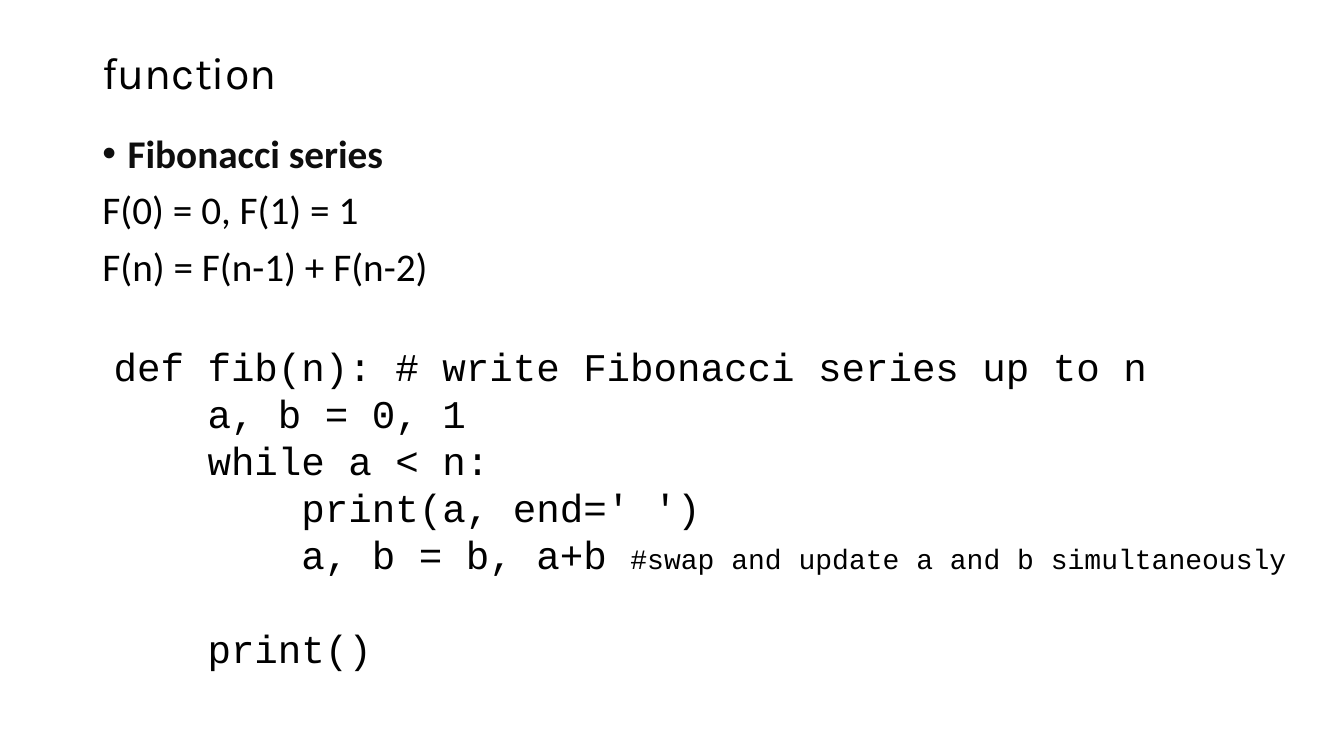
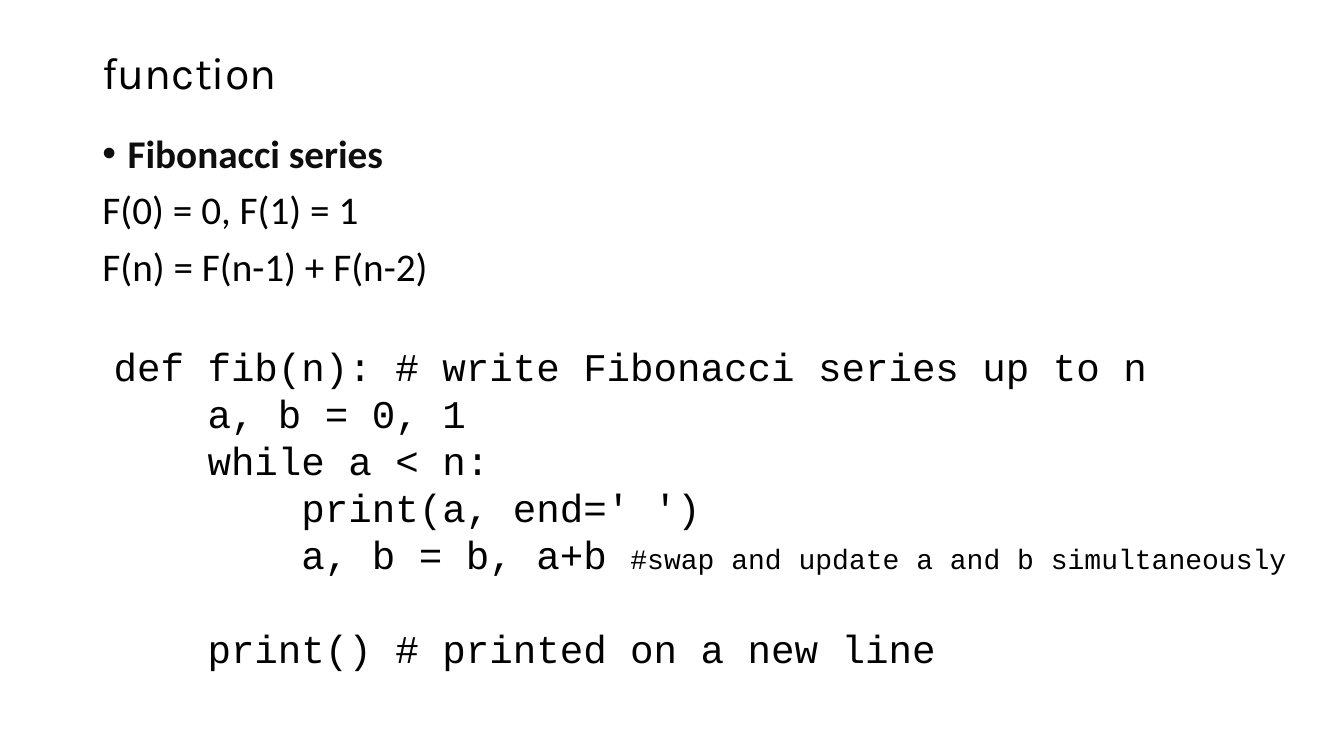
Before and after one commit to liu3zhenlab/teaching, a slide deck: slide 15 of PLPTH813Bioinformatis/2025/1_lecture/lecture16_Python.pptx (slide 14 before the commit). Drawn at 1344x756 pixels with LibreOffice and Linux fonts; fonts in the diff are those of the drawing. Boxes give left, top, right and bottom in pixels: in the first picture for what was removed or moved away, otherwise in the second. Text is boxed around its words. In the diff, an @@ line names an element or a change of style, - is before the commit and + after.

```diff
--- a/PLPTH813Bioinformatis/2025/1_lecture/lecture16_Python.pptx
+++ b/PLPTH813Bioinformatis/2025/1_lecture/lecture16_Python.pptx
@@ text at (208, 635, 936, 671): text changed @@
-print()
+print() # printed on a new line
```
Also in this commit, not shown: 13 other slides changed, 1 slide added.
